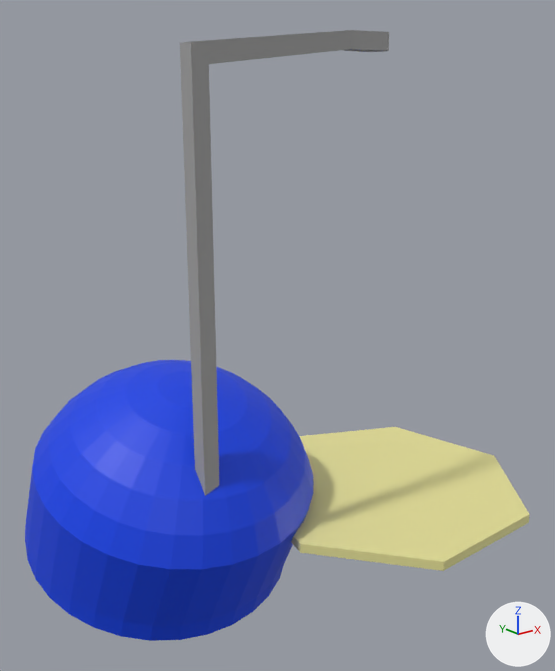
Before and after pictures for a commit that changed the OBJ model CMDG/Scenes/AssemblyWinter2025/random_objects/background.obj.
Camera for both pictures: a camera (50 mm lens) standing at (-2.39, -4.18, 2.71) and looking at (0.67, -0.36, 1.18). Lighting does not change. The marker at lower right points along +X, +Y and +Z. Where no turn or scale is listed for an object, it has been applied to the vertices.

Before the edit, the objects in view are built like this:
```python
me_circle = bpy.data.meshes.new('Circle')
me_circle.from_pydata(...)  # 28 vertices, 47 faces; spans x 0.33..2.27, y -1.7..0.2, z 0.0..0.06
me_circle.materials.append(mat_material_009)  # beige #e7e298
me_cube = bpy.data.meshes.new('Cube')
me_cube.from_pydata(...)  # 24 vertices, 22 faces; spans x -0.28..1.11, y -0.9..-0.7, z -0.05..3.05
me_cube.materials.append(mat_metal)  # grey #a1a1a1
me_sphere = bpy.data.meshes.new('Sphere')
me_sphere.from_pydata(...)  # 1247 vertices, 2034 faces; spans x -0.92..0.92, y -1.03..1.04, z -0.55..1.0
# faces by material slot: [510, 108, 344, 128, 944]
me_sphere.materials.append(mat_material_002)  # blue #0041e7
me_sphere.materials.append(mat_material_019)  # black #000000
me_sphere.materials.append(mat_material_001)  # grey #a8a8a8
me_sphere.materials.append(mat_material_014)  # black #000000
me_sphere.materials.append(mat_material_016)  # dark grey #646464
ob_circle = bpy.data.objects.new('Circle', me_circle)
ob_circle.location = (0.0, 0.0, 0.0)
ob_cube = bpy.data.objects.new('Cube', me_cube)
ob_cube.location = (0.0, 0.0, 0.0)
ob_sphere = bpy.data.objects.new('Sphere', me_sphere)
ob_sphere.location = (0.0, 0.0, 0.0)
```
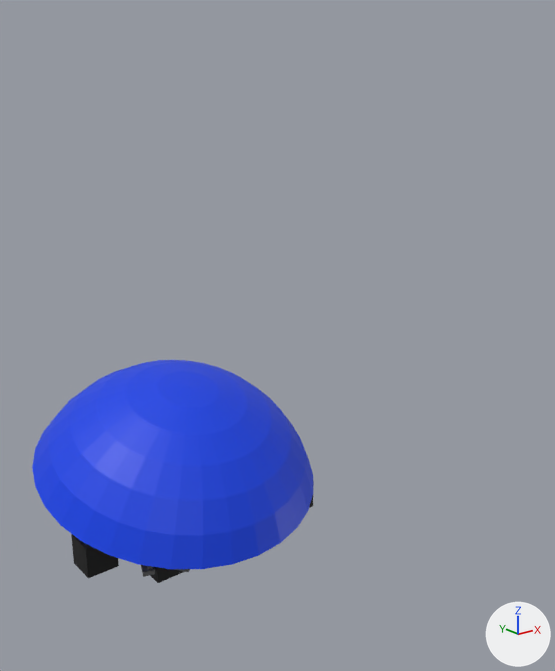
Pixel boxes (x1, y1, x2, y2) of what changed, in the pictures (555 x 671 px):
'Sphere', reshaped (21% shorter): before (25, 360, 314, 641); after (32, 360, 314, 583)
'Circle', deleted (beige): before (291, 427, 530, 571)
'Cube', deleted: before (180, 30, 389, 496)
part 1 of me_sphere, deleted (blue): before (25, 469, 307, 641)

Patch to the scene script:
```diff
--- a/CMDG/Scenes/AssemblyWinter2025/random_objects/background.obj.py
+++ b/CMDG/Scenes/AssemblyWinter2025/random_objects/background.obj.py
@@ me_sphere @@
 # used by ob_sphere; location = (0.0, 0.0, 0.0)
-me_sphere.from_pydata(...)  # 1247 vertices, 2034 faces; spans x -0.92..0.92, y -1.03..1.04, z -0.55..1.0
+me_sphere.from_pydata(...)  # 1183 vertices, 1876 faces; spans x -0.92..0.92, y -1.03..0.9, z -0.04..1.0
+# me_sphere part 1: 64 vertices removed from x -0.92..0.92, y -0.78..1.04, z -0.55..0.1
 me_sphere.materials.append(mat_material_002)
@@ ob_circle @@
-ob_circle = bpy.data.objects.new('Circle', me_circle)
-ob_circle.location = (0.0, 0.0, 0.0)
@@ ob_cube @@
-ob_cube = bpy.data.objects.new('Cube', me_cube)
-ob_cube.location = (0.0, 0.0, 0.0)
```
